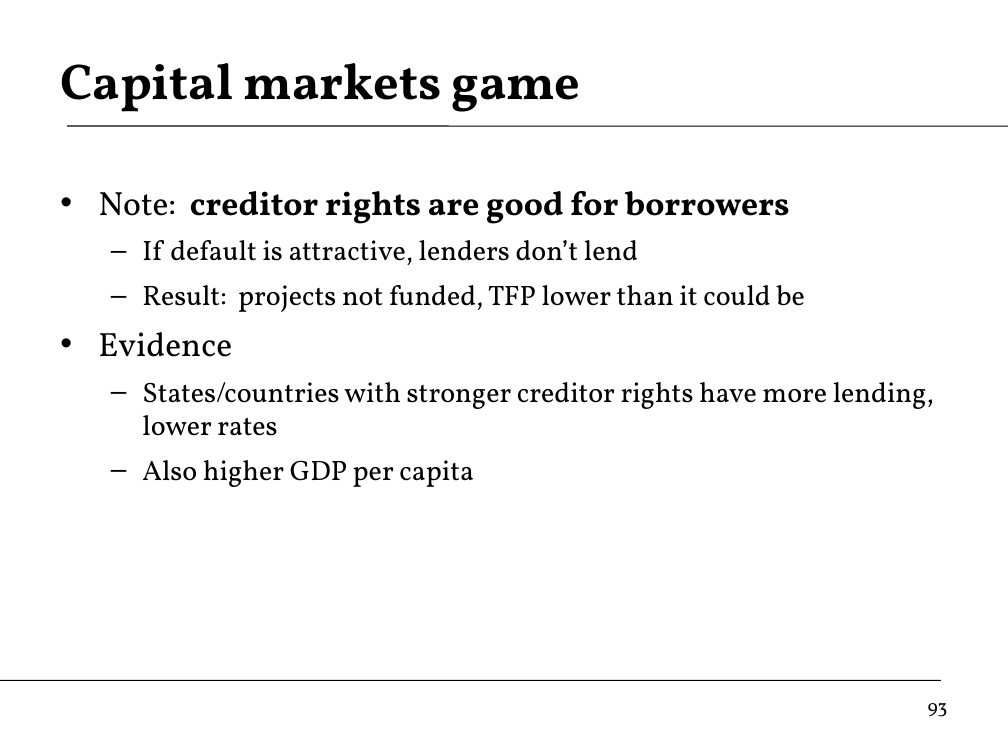
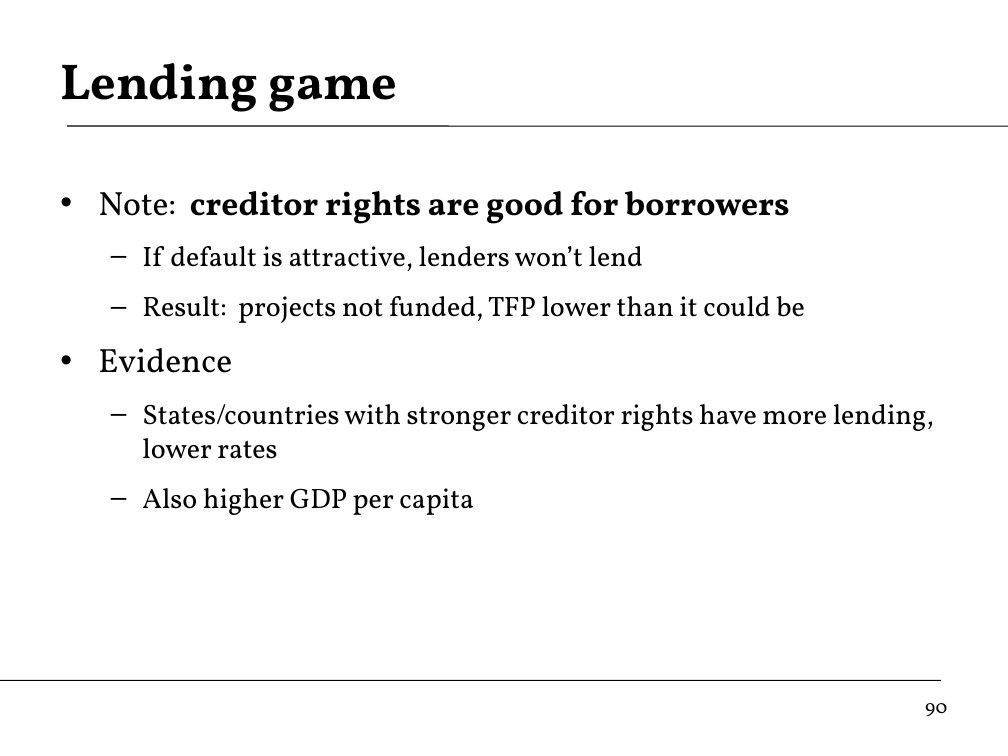
Before and after one commit to DaveBackus/Global_Economy, a slide deck: slide 90 of Slides/slides_labcap_f14.pptx (slide 93 before the commit). Drawn at 1008x756 pixels with LibreOffice and Linux fonts; fonts in the diff are those of the drawing. Boxes give left, top, right and bottom in pixels: in the first picture for what was removed or moved away, otherwise in the second. Text is boxed around its words. In the diff, an @@ line names an element or a change of style, - is before the commit and + after.

```diff
--- a/Slides/slides_labcap_f14.pptx
+++ b/Slides/slides_labcap_f14.pptx
@@ title at [60,63,397,112]: text changed @@
-Capital markets game
+Lending game
@@ text at [98,191,934,515]: more space between paragraphs @@
@@ text at [142,246,643,271]: text changed @@
-  – If default is attractive, lenders don’t lend
+  – If default is attractive, lenders won’t lend
@@ page number at [925,703,947,717]: text changed @@
-93
+90
```
Also in this commit, not shown: 32 other slides changed, 14 slides added, 8 slides removed, 27 other files.
